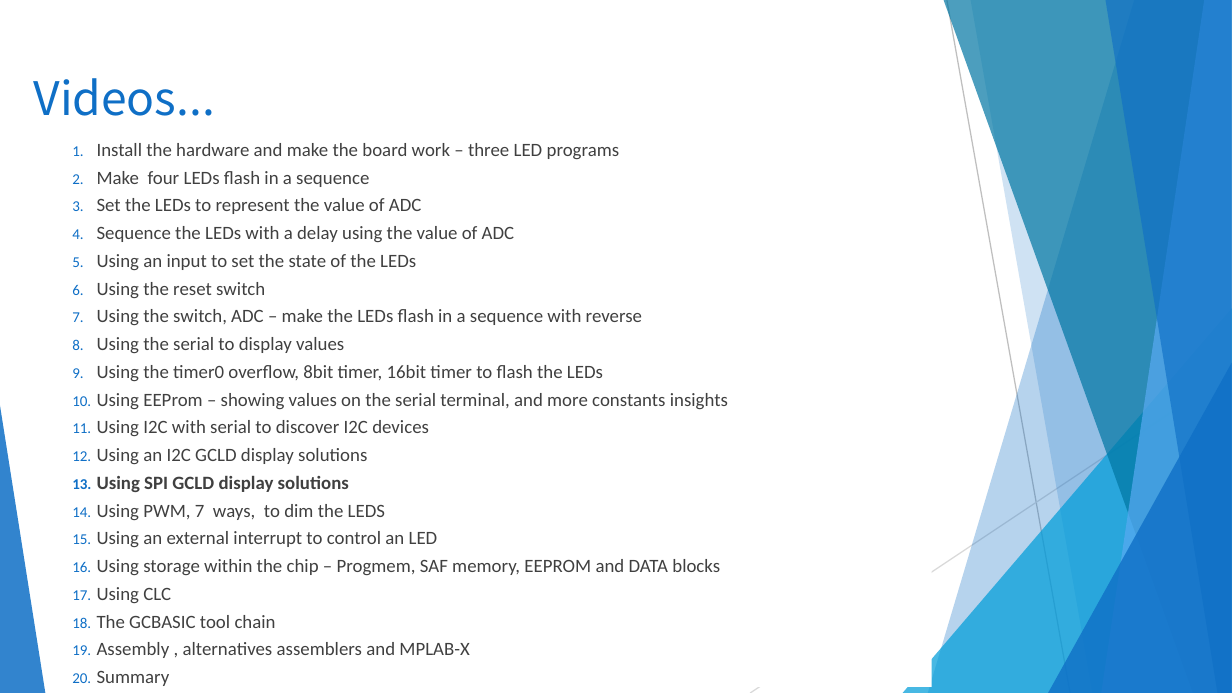
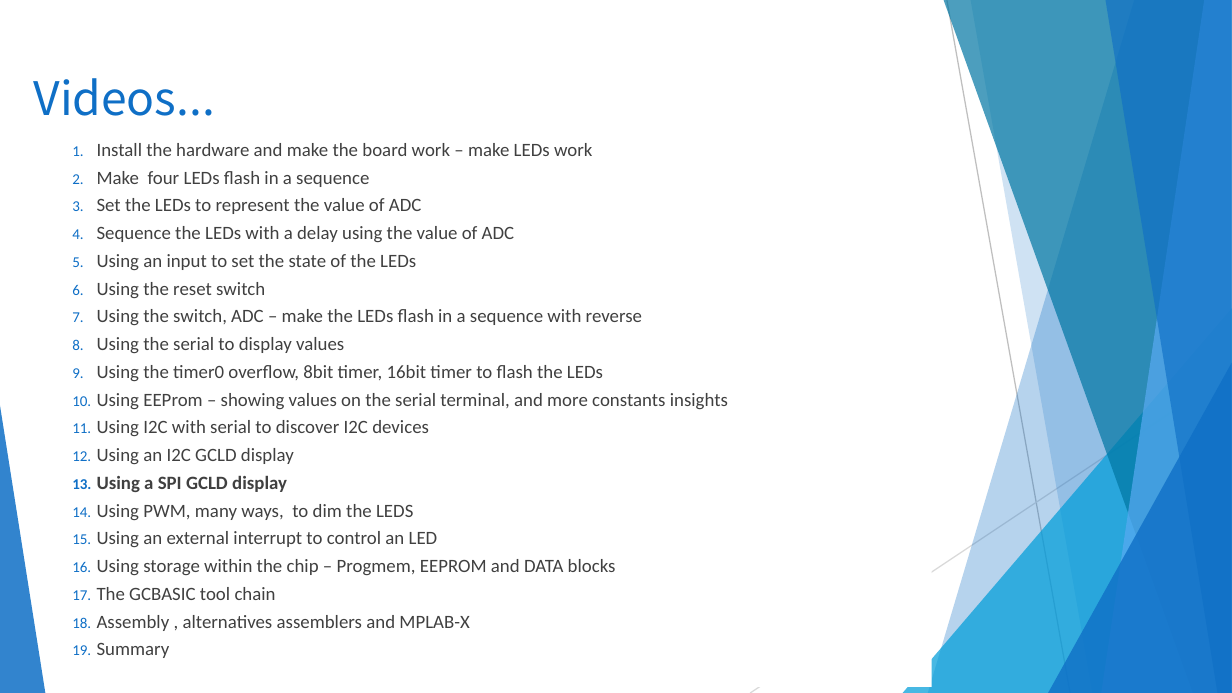
Before and after one commit to GreatCowBASIC/Demonstration_Sources, a slide deck: slide 18 of Vendor_Boards/Microchip_PICDEM 2 plus_board_2010/tutorials/GCBASIC_Part12_GLCD_I2C_demos.pptx (slide 17 before the commit). Drawn at 1232x693 pixels with LibreOffice and Linux fonts; fonts in the diff are those of the drawing; background and template pictures are left out. Boxes give left, top, right and bottom in pixels: in the first picture for what was removed or moved away, otherwise in the second. Text is boxed around its words. In the diff, an @@ line names an element or a change of style, - is before the commit and + after.

```diff
--- a/Vendor_Boards/Microchip_PICDEM 2 plus_board_2010/tutorials/GCBASIC_Part12_GLCD_I2C_demos.pptx
+++ b/Vendor_Boards/Microchip_PICDEM 2 plus_board_2010/tutorials/GCBASIC_Part12_GLCD_I2C_demos.pptx
@@ text at (97, 143, 592, 156): text changed @@
-1. Install the hardware and make the board work – three LED programs
+1. Install the hardware and make the board work – make LEDs work
@@ text at (97, 448, 413, 520): text changed @@
-12. Using an I2C GCLD display solutions
-13. Using SPI GCLD display solutions
-14. Using PWM, 7 ways, to dim the LEDS
+12. Using an I2C GCLD display
+13. Using a SPI GCLD display
+14. Using PWM, many ways, to dim the LEDS
@@ text at (97, 559, 616, 575): text changed @@
-16. Using storage within the chip – Progmem, SAF memory, EEPROM and DATA blocks
-17. Using CLC
+16. Using storage within the chip – Progmem, EEPROM and DATA blocks
```
Also in this commit, not shown: 11 other slides changed, 2 slides added, 1 slide removed, 58 other files.
